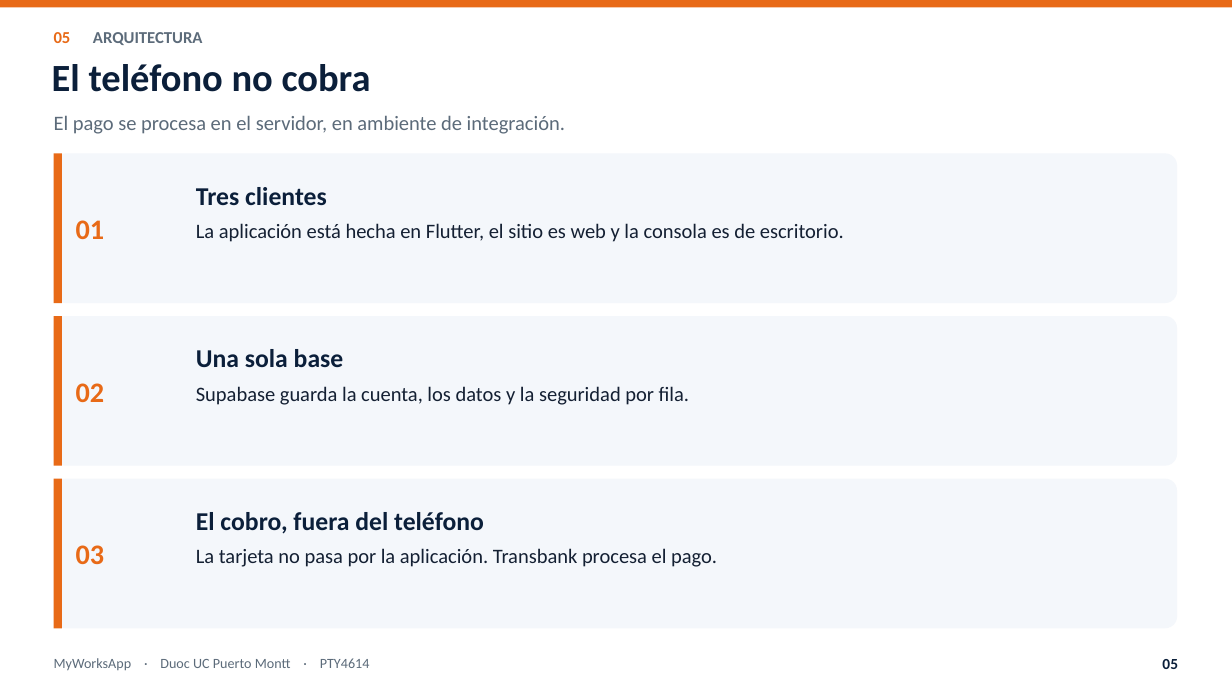
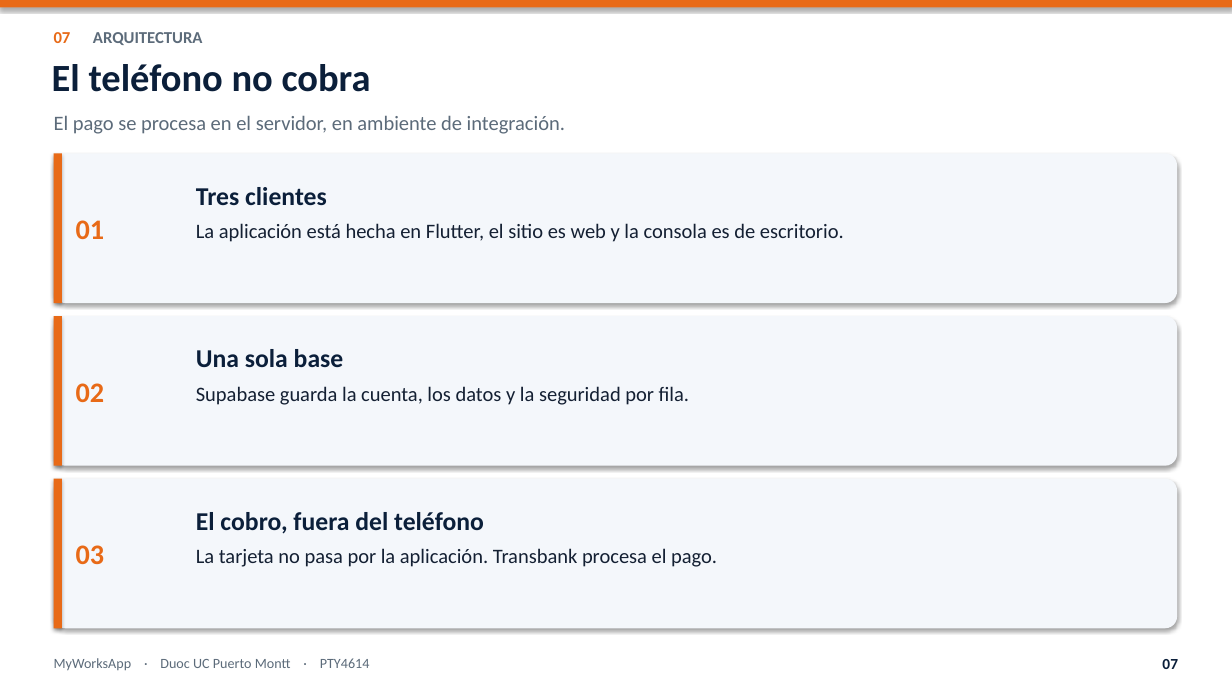
Before and after one commit to nicoussj/Proyecto-Titulo-MyWorksApp, a slide deck: slide 7 of Fase 2/Presentacion_final_MyWorksApp.pptx (slide 5 before the commit). Drawn at 1232x693 pixels with LibreOffice and Linux fonts; fonts in the diff are those of the drawing. Boxes give left, top, right and bottom in pixels: in the first picture for what was removed or moved away, otherwise in the second. Text is boxed around its words. In the diff, an @@ line names an element or a change of style, - is before the commit and + after.

```diff
--- a/Fase 2/Presentacion_final_MyWorksApp.pptx
+++ b/Fase 2/Presentacion_final_MyWorksApp.pptx
@@ text at [54,32,203,45]: text changed @@
-05 ARQUITECTURA
+07 ARQUITECTURA
@@ shadow on in 7 elements at [0,0,1232,7], [54,153,1177,303], [54,153,62,303], [54,316,1177,466], [54,316,62,466], [54,479,1177,628], [54,479,62,628] @@
@@ text at [1162,659,1178,669]: text changed @@
-05
+07
```
Also in this commit, not shown: 10 other slides changed, 4 slides added, 2 slides removed, 3 other files.
